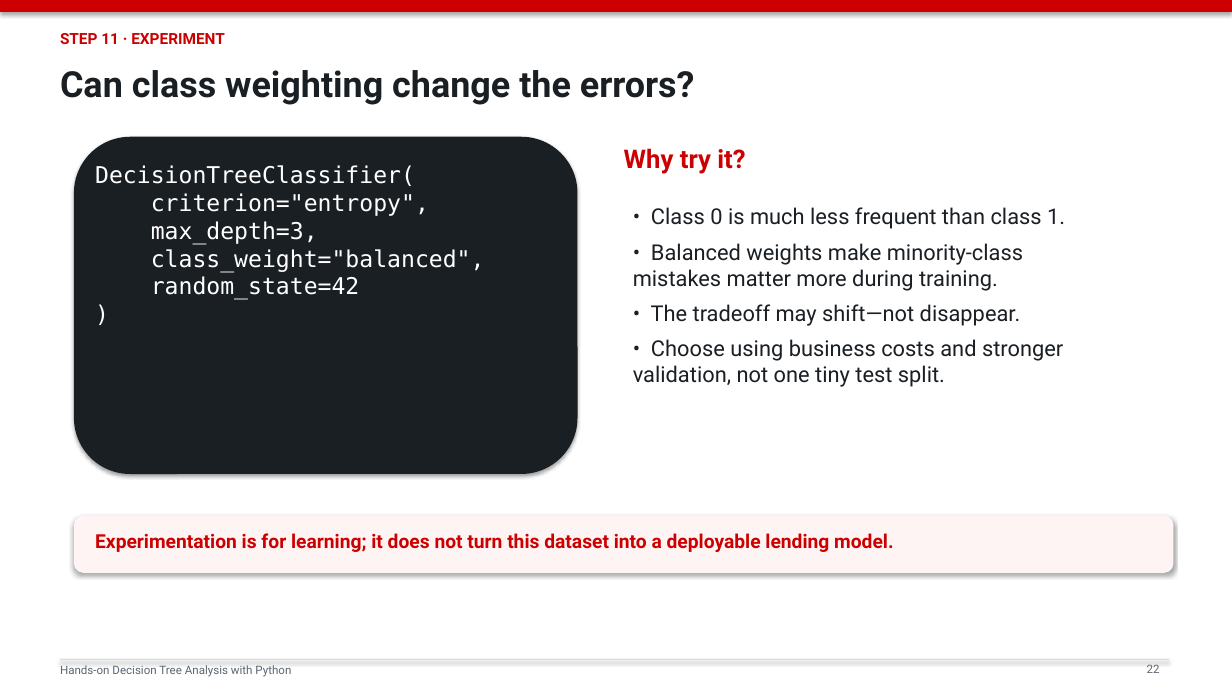
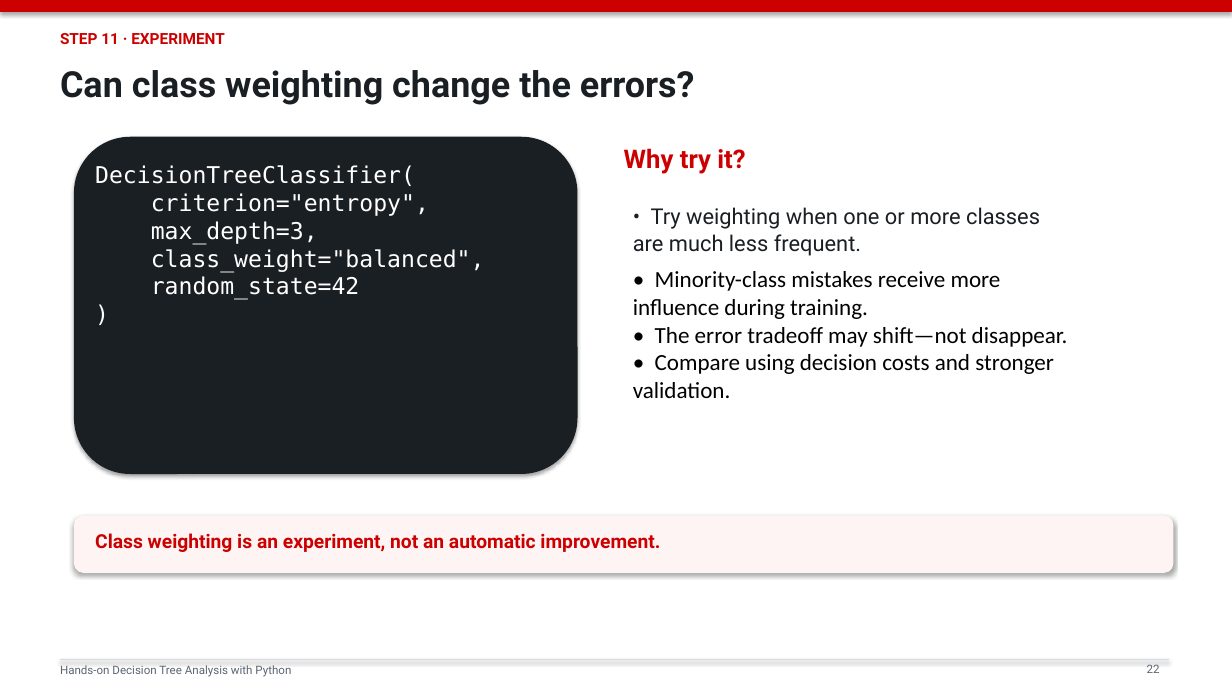
Before and after one commit to mojiahui777/ba_course, a slide deck: slide 22 of decision_tree_python_slides.pptx. Drawn at 1232x693 pixels with LibreOffice and Linux fonts; fonts in the diff are those of the drawing. Boxes give left, top, right and bottom in pixels: in the first picture for what was removed or moved away, otherwise in the second. Text is boxed around its words. In the diff, an @@ line names an element or a change of style, - is before the commit and + after.

Commit message:
Make decision tree workflow reusable

```diff
--- a/decision_tree_python_slides.pptx
+++ b/decision_tree_python_slides.pptx
@@ text at <box>633,207,1068,398</box>: text changed; size 17 to 18 pt; font Roboto to Calibri; text colour #1A1F24 to #000000 @@
-• Class 0 is much less frequent than class 1.
-• Balanced weights make minority-class mistakes matter more during training.
-• The tradeoff may shift—not disappear.
-• Choose using business costs and stronger validation, not one tiny test split.
+• Try weighting when one or more classes are much less frequent.
+• Minority-class mistakes receive more influence during training.
+• The error tradeoff may shift—not disappear.
+• Compare using decision costs and stronger validation.
@@ text at <box>95,533,660,552</box>: text changed @@
-Experimentation is for learning; it does not turn this dataset into a deployable lending model.
+Class weighting is an experiment, not an automatic improvement.
```
Also in this commit, not shown: 21 other slides changed, 1 other file.
